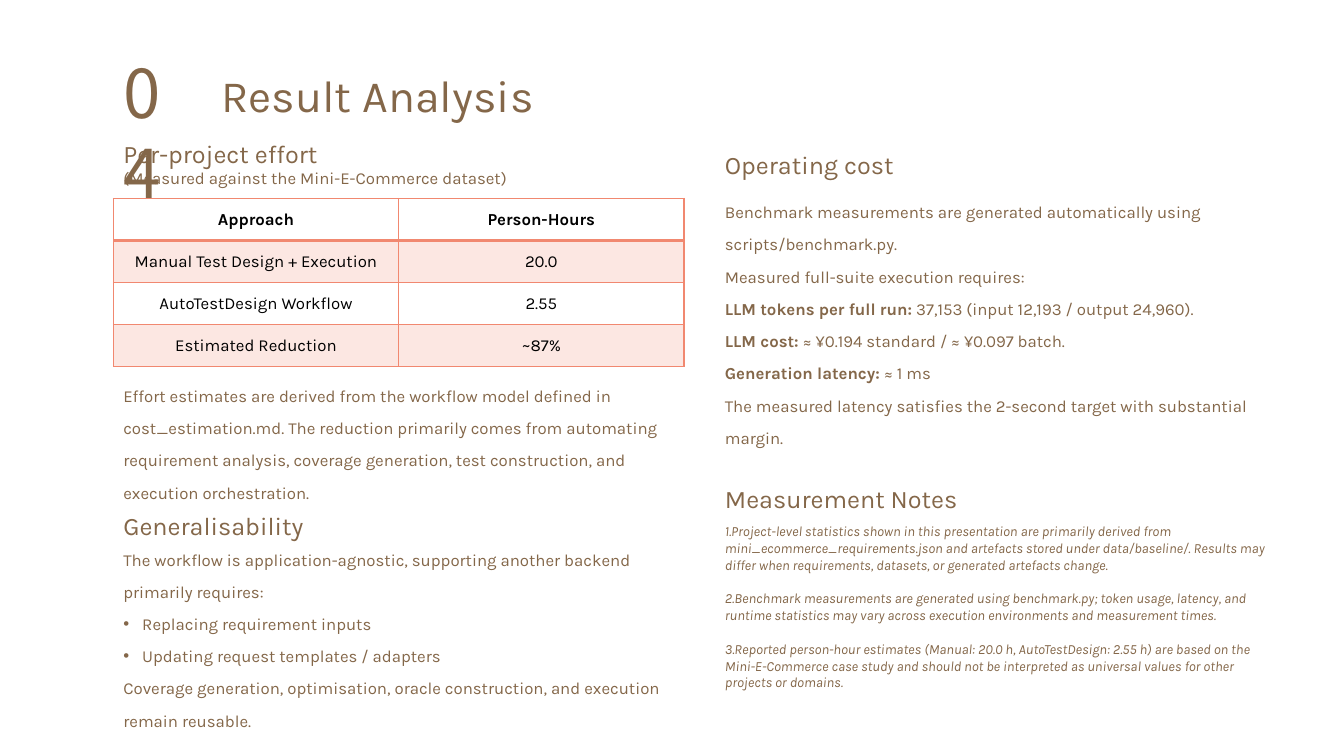
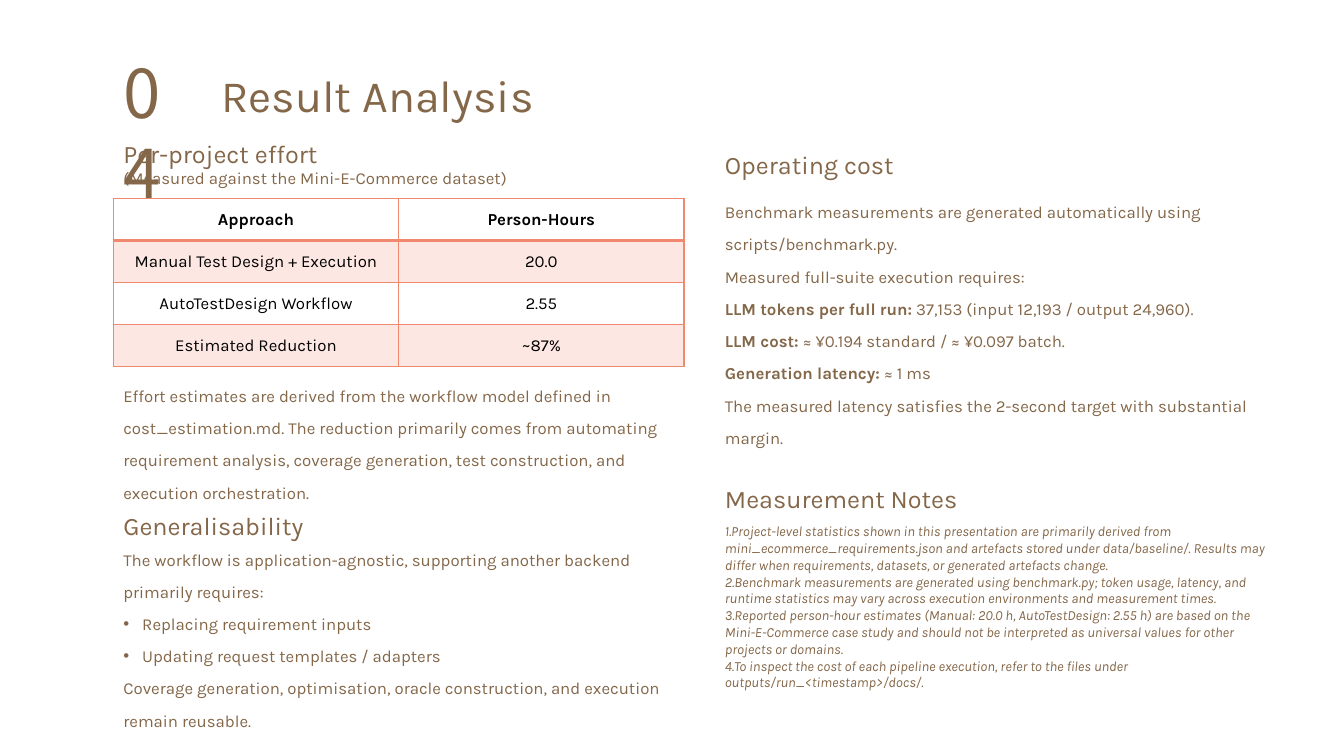
Before and after one commit to BeholderABC/Software-Testing-Final, a slide deck: slide 19 of docs/AI-Driven Test Design Tool.pptx (slide 20 before the commit). Drawn at 1344x756 pixels with LibreOffice and Linux fonts; fonts in the diff are those of the drawing; background and template pictures are left out. Boxes give left, top, right and bottom in pixels: in the first picture for what was removed or moved away, otherwise in the second. Text is boxed around its words. In the diff, an @@ line names an element or a change of style, - is before the commit and + after.

```diff
--- a/docs/AI-Driven Test Design Tool.pptx
+++ b/docs/AI-Driven Test Design Tool.pptx
@@ text at box(725, 661, 1128, 691): paragraph added @@
+4. To inspect the cost of each pipeline execution, refer to the files under outputs/run_<timestamp>/docs/.
```
Also in this commit, not shown: 4 other slides changed, 1 slide removed, 1 other file.
